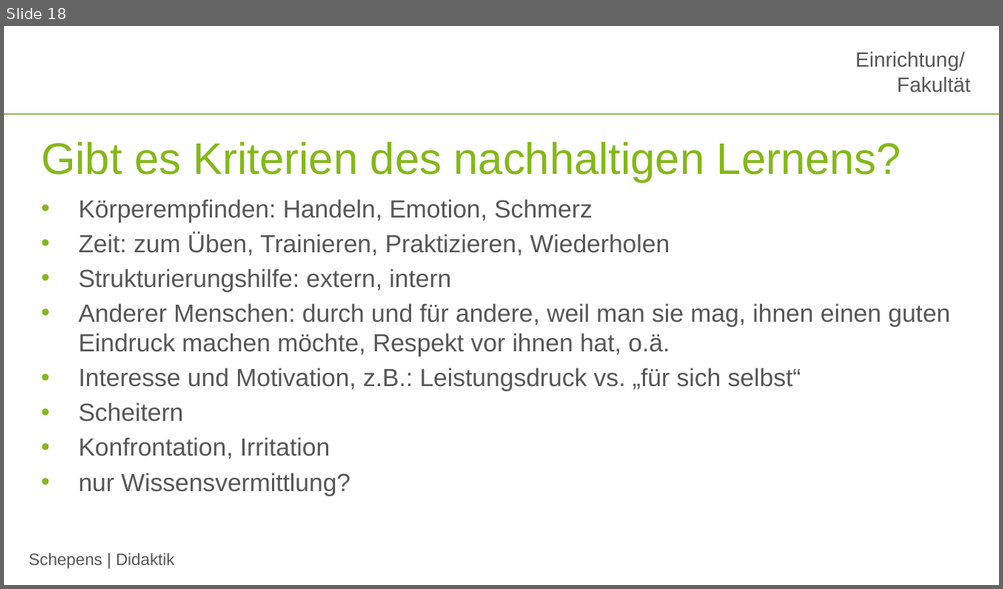
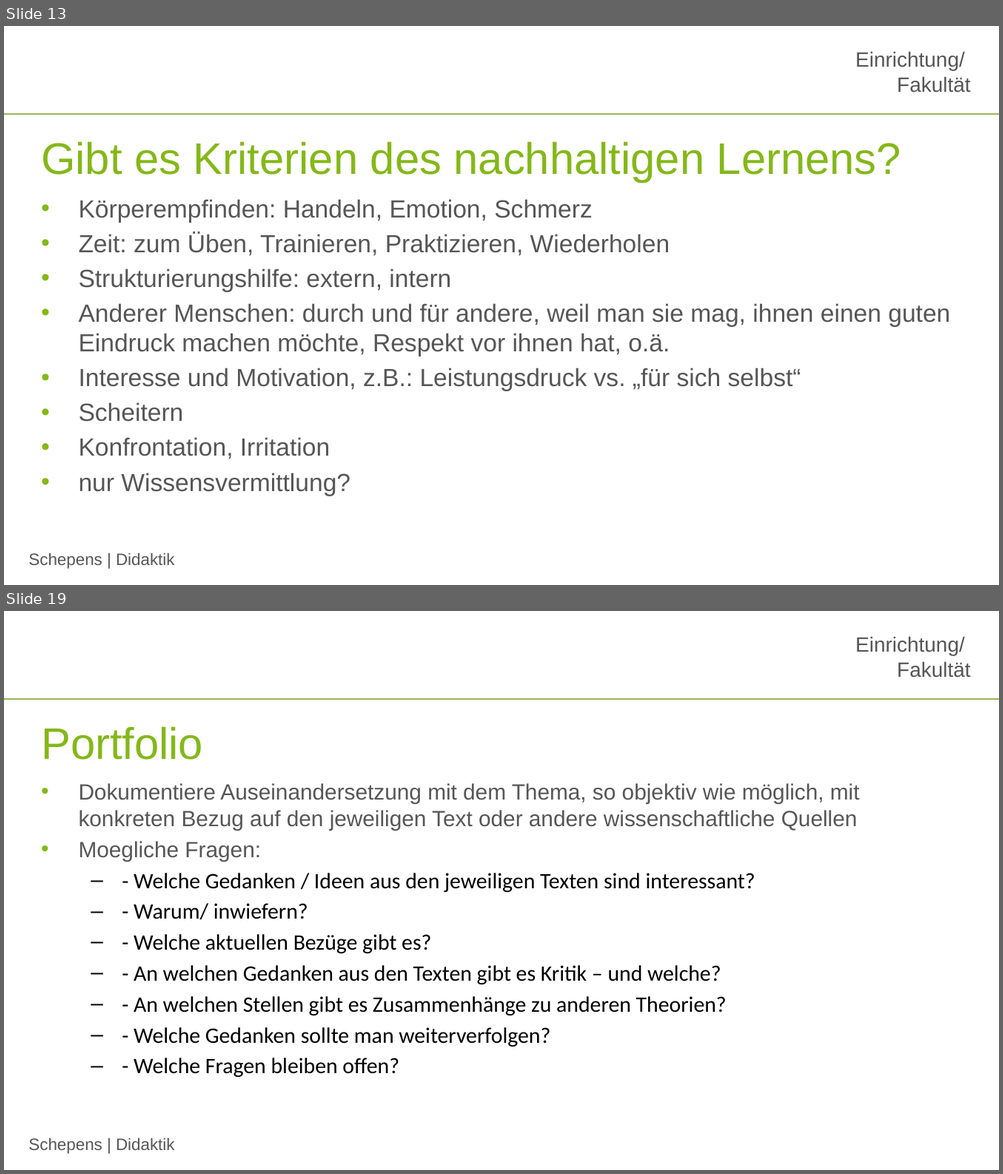
Before and after one commit to jobschepens/didakt22, a slide deck: folien/week1.pptx. Shown one above the other, each under a label of ours: slide 18 before the commit, slides 13 and 19 after it; the slides between them are not shown. The pictures are 1003x589 and 1003x1174 pixels, drawn with LibreOffice and Linux fonts; fonts in the diff are those of the drawing; background and template pictures are left out. Boxes give left, top, right and bottom in pixels: in the first picture for what was removed or moved away, otherwise in the second. Text is boxed around its words. In the diff, an @@ line names an element or a change of style, - is before the commit and + after.

```diff
--- a/folien/week1.pptx
+++ b/folien/week1.pptx
@@ slide 19 added at (4, 611, 999, 1170), background #FFFFFF; not listed: 3 template elements that a slide beside it also shows @@
@@ title added at (41, 726, 203, 760), 32 pt, text #84B818 @@
+Portfolio
@@ text added at (79, 783, 859, 1077), 16 pt, text #000000 @@
+• Dokumentiere Auseinandersetzung mit dem Thema, so objektiv wie möglich, mit konkreten Bezug auf den jeweiligen Text oder andere wissenschaftliche Quellen
+• Moegliche Fragen:
+  – - Welche Gedanken / Ideen aus den jeweiligen Texten sind interessant?
+  – - Warum/ inwiefern?
+  – - Welche aktuellen Bezüge gibt es?
+  – - An welchen Gedanken aus den Texten gibt es Kritik – und welche?
+  – - An welchen Stellen gibt es Zusammenhänge zu anderen Theorien?
+  – - Welche Gedanken sollte man weiterverfolgen?
+  – - Welche Fragen bleiben offen?
@@ what was slide 18 is now slide 13 @@
```
Also in this commit, not shown: 12 slides changed, 1 other slide added, 1 slide removed, 1 other file.
